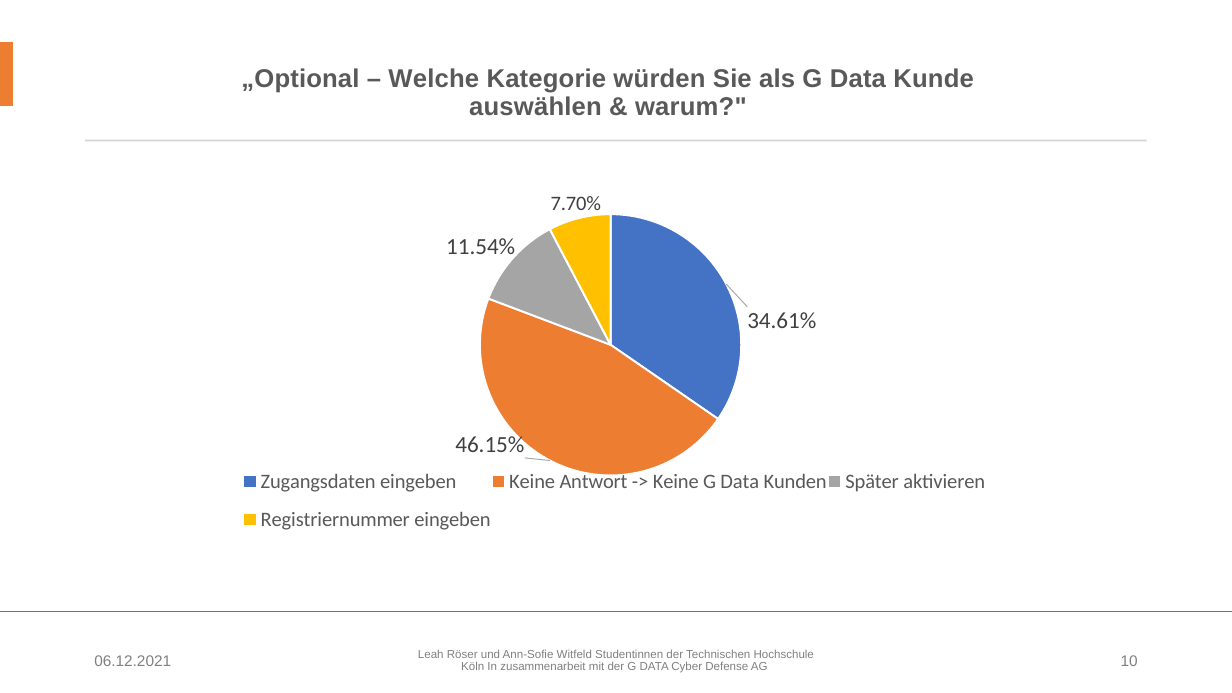
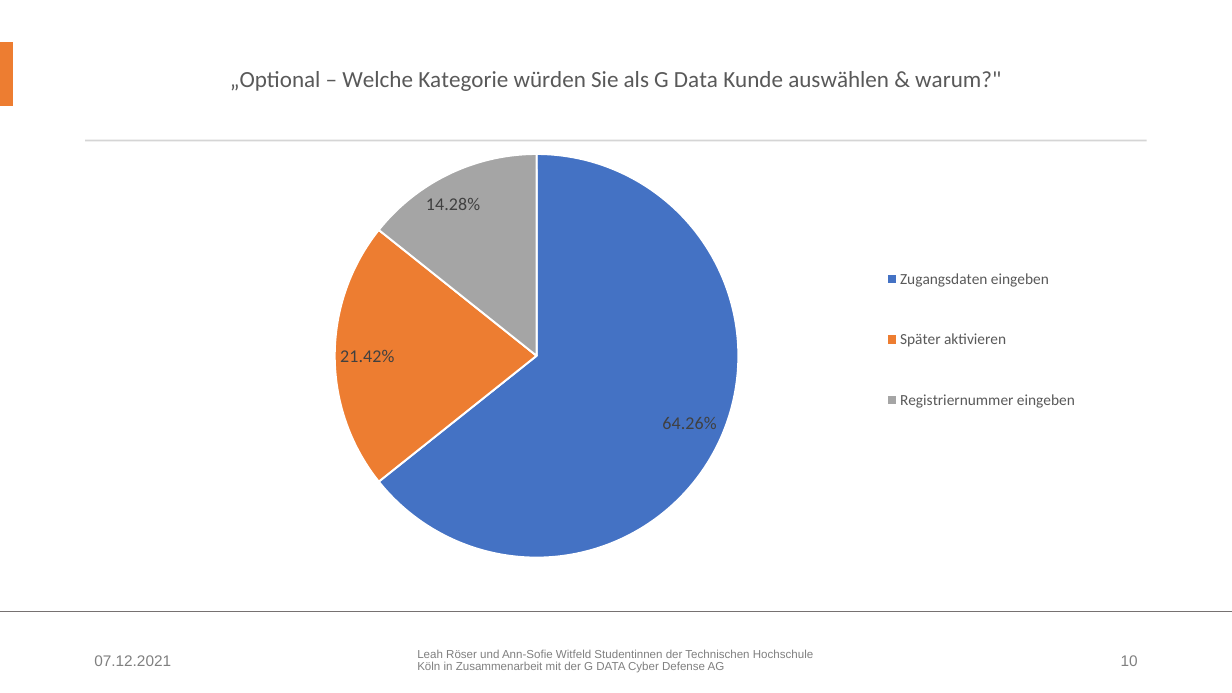
Before and after one commit to Miroeser/Praxisprojekt2021, a slide deck: slide 10 of Praesentation/Designevaluierung Schwerpunkt.pptx. Drawn at 1232x693 pixels with LibreOffice and Linux fonts; fonts in the diff are those of the drawing; background and template pictures are left out. Boxes give left, top, right and bottom in pixels: in the first picture for what was removed or moved away, otherwise in the second. Text is boxed around its words. In the diff, an @@ line names an element or a change of style, - is before the commit and + after.

```diff
--- a/Praesentation/Designevaluierung Schwerpunkt.pptx
+++ b/Praesentation/Designevaluierung Schwerpunkt.pptx
@@ pie chart at (85,43,1148,604) @@
@@ title "„Optional – Welche Kategorie würden Sie als G Data Kunde auswählen & warum?"  " to "„Optional – Welche Kategorie würden Sie als G Data Kunde auswählen & warum?"" @@
-categories: Zugangsdaten eingeben, Keine Antwort -> Keine G Data Kunden, Später aktivieren, Registriernummer eingeben
+categories: Zugangsdaten eingeben, Später aktivieren, Registriernummer eingeben
-Series 1: 0.3461, 0.4615, 0.1154, 0.077, -
+„Optional – Welche Kategorie würden Sie als G Data Kunde auswählen & warum?": 0.6426, 0.2142, 0.1428
@@ data labels of „Optional – Welche Kategorie würden Sie als G Data Kunde auswählen & warum?" changed @@
@@ legend changed @@
@@ plot area changed @@
@@ pie chart: place and size @@
-pie chart at (85,56,1147,553)
+pie chart at (85,43,1148,604)
@@ text at (94,655,171,666): text changed @@
-06.12.2021
+07.12.2021
@@ text at (417,649,813,673): text changed @@
-Leah Röser und Ann-Sofie Witfeld Studentinnen der Technischen Hochschule Köln In zusammenarbeit mit der G DATA Cyber Defense AG
+Leah Röser und Ann-Sofie Witfeld Studentinnen der Technischen Hochschule Köln in Zusammenarbeit mit der G DATA Cyber Defense AG
```
Also in this commit, not shown: 30 other slides changed, 1 slide added, 4 other files.
